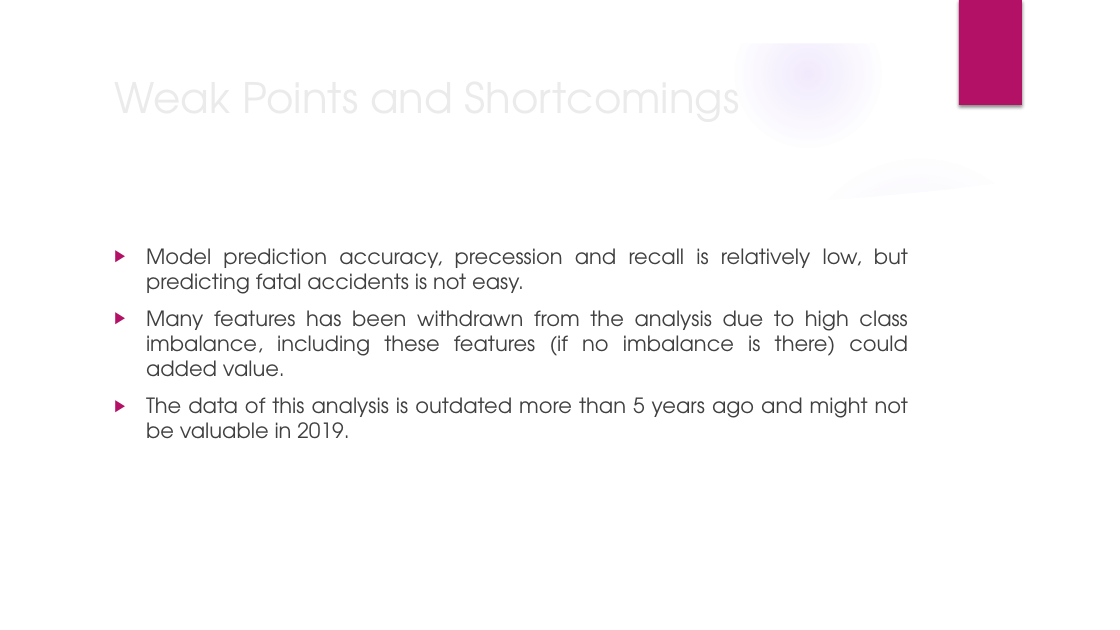
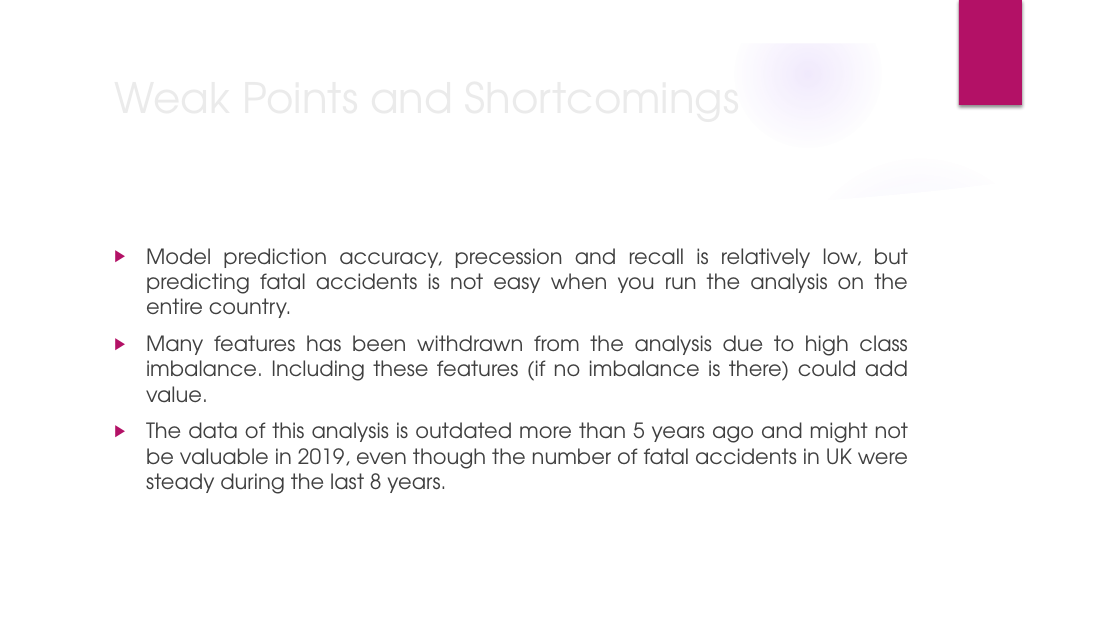
Before and after one commit to romer1979/Fatal-Accidents-in-UK-, a slide deck: slide 33 of Fatal Accidents in UK.pptx. Drawn at 1120x630 pixels with LibreOffice and Linux fonts; fonts in the diff are those of the drawing; background and template pictures are left out. Boxes give left, top, right and bottom in pixels: in the first picture for what was removed or moved away, otherwise in the second. Text is boxed around its words. In the diff, an @@ line names an element or a change of style, - is before the commit and + after.

```diff
--- a/Fatal Accidents in UK.pptx
+++ b/Fatal Accidents in UK.pptx
@@ text at (146, 248, 908, 494): text changed @@
-▶ Model prediction accuracy, precession and recall is relatively low, but predicting fatal accidents is not easy.
-▶ Many features has been withdrawn from the analysis due to high class imbalance, including these features (if no imbalance is there) could added value.
-▶ The data of this analysis is outdated more than 5 years ago and might not be valuable in 2019.
+▶ Model prediction accuracy, precession and recall is relatively low, but predicting fatal accidents is not easy when you run the analysis on the entire country.
+▶ Many features has been withdrawn from the analysis due to high class imbalance. Including these features (if no imbalance is there) could add value.
+▶ The data of this analysis is outdated more than 5 years ago and might not be valuable in 2019, even though the number of fatal accidents in UK were steady during the last 8 years.
```
Also in this commit, not shown: 1 other slide changed.
